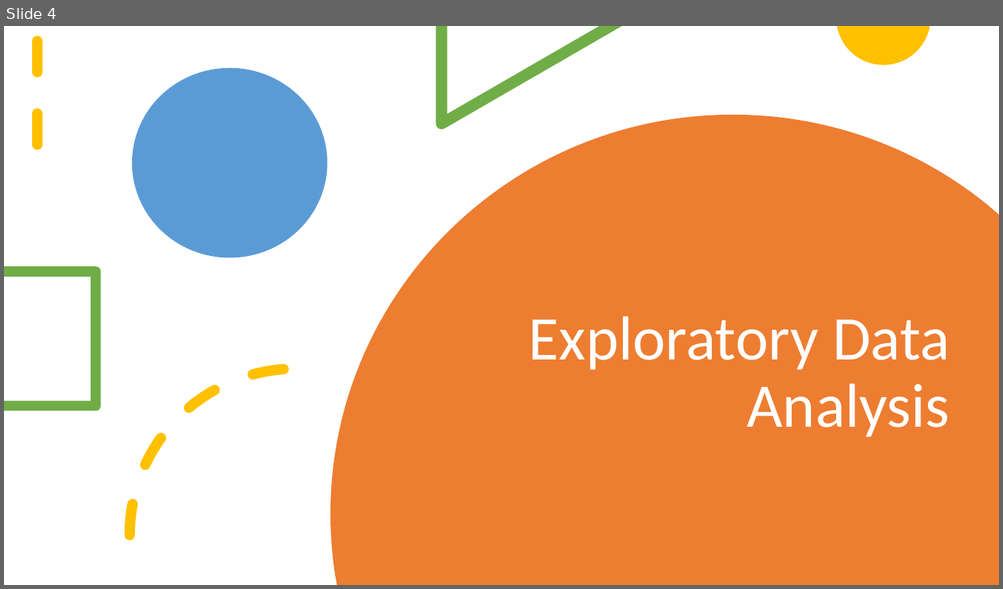
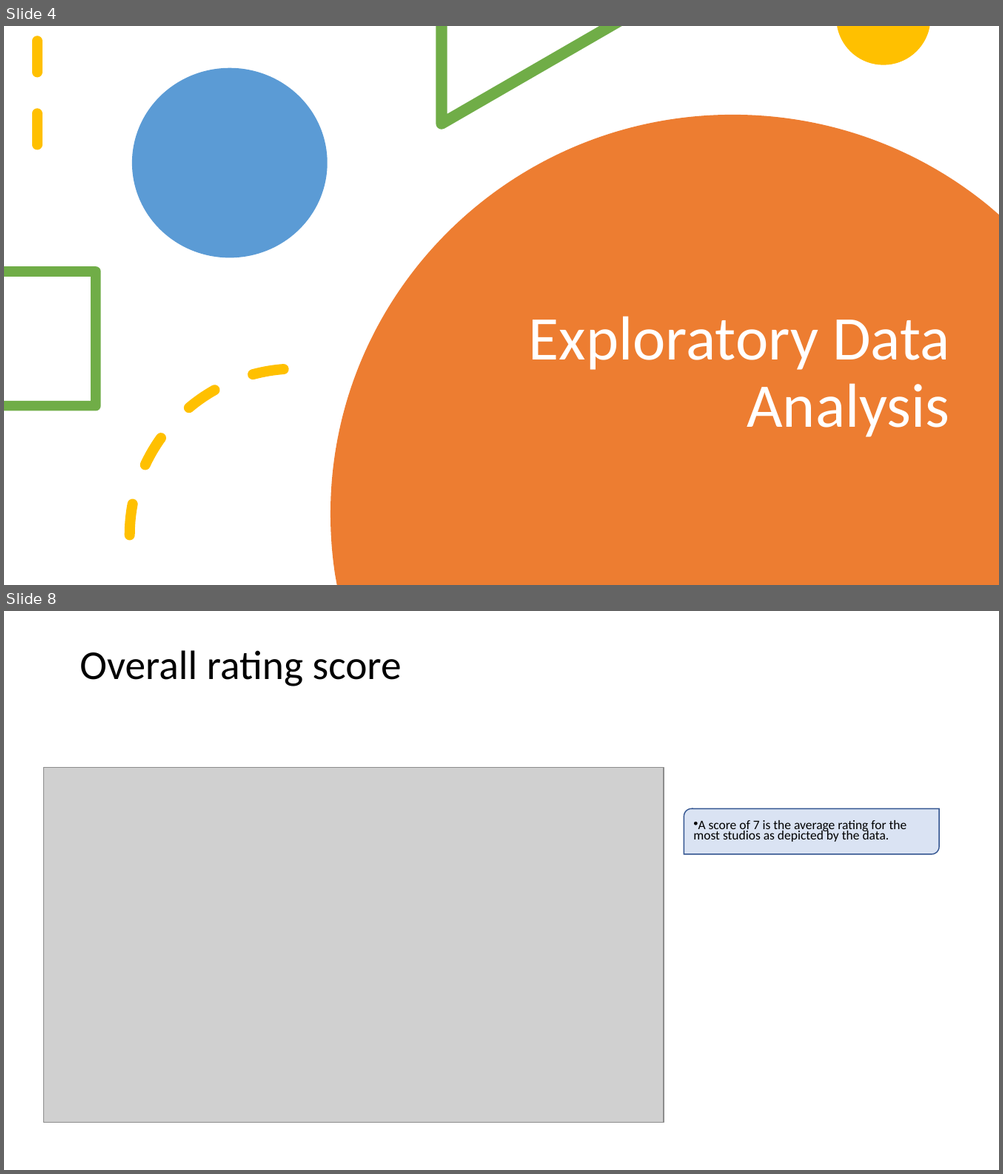
Before and after one commit to okudapascal/Phase_1-Project-Moringa, a slide deck: Presentation pascal v01.pptx. Shown one above the other, each under a label of ours: slide 4 before the commit, slides 4 and 8 after it; the slides between them are not shown. The pictures are 1003x589 and 1003x1174 pixels, drawn with LibreOffice and Linux fonts; fonts in the diff are those of the drawing; grey boxes stand for pictures. Boxes give left, top, right and bottom in pixels: in the first picture for what was removed or moved away, otherwise in the second. Text is boxed around its words. In the diff, an @@ line names an element or a change of style, - is before the commit and + after.

```diff
--- a/Presentation pascal v01.pptx
+++ b/Presentation pascal v01.pptx
@@ slide 8 added at (4,611,999,1170), background #FFFFFF @@
@@ title added at (79,650,401,686), 39.6 pt, text #000000 @@
+Overall rating score
@@ picture added at (43,768,663,1123) @@
@@ round diag rect added at (684,809,939,854), fill #DAE3F3, outline #325491 1 pt, 12.5 pt, text #000000 @@
+• A score of 7 is the average rating for the most studios as depicted by the data.
```
Also in this commit, not shown: 1 slide changed, 6 other slides added, 5 slides removed.
